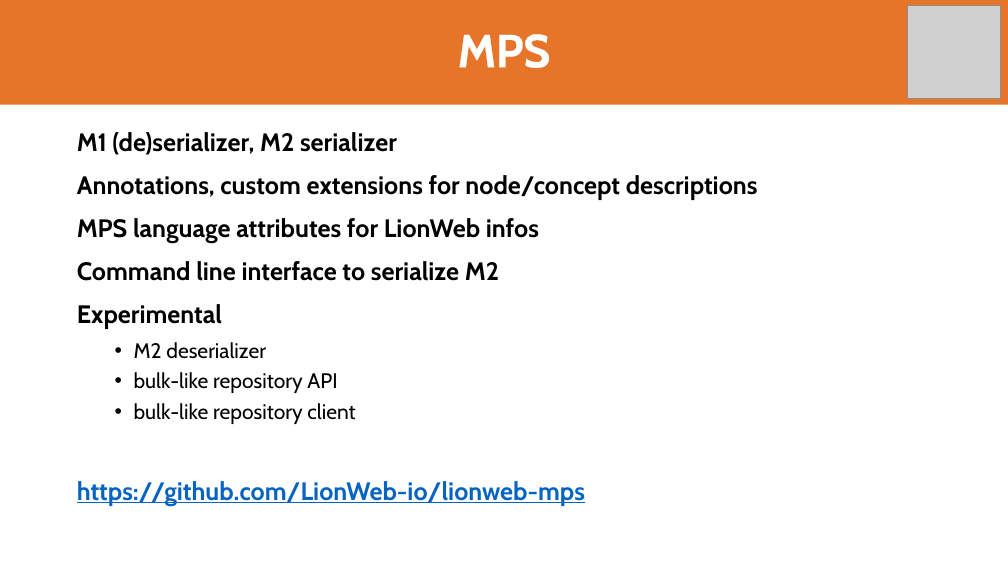
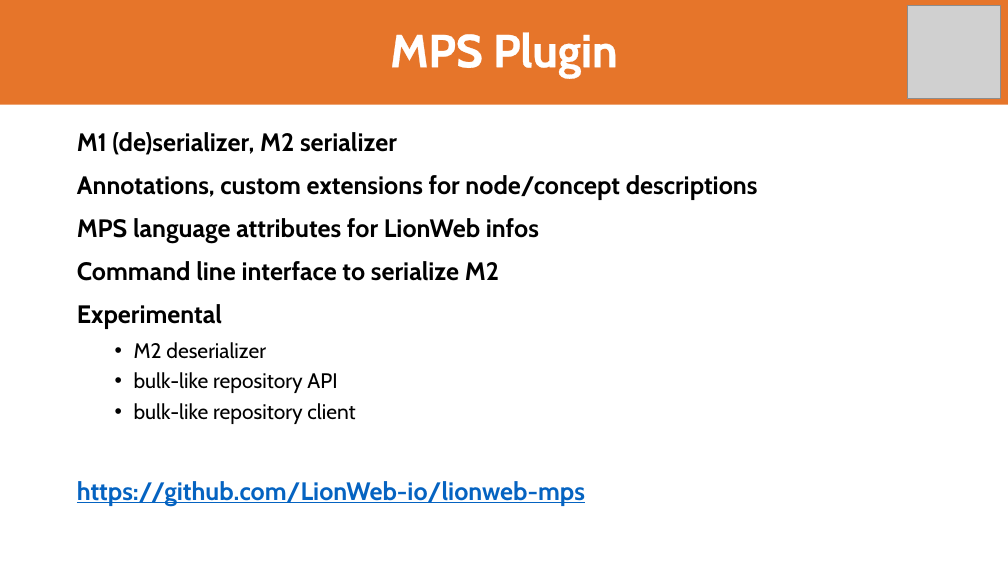
Before and after one commit to LionWeb-io/specification, a slide deck: slide 25 of resources/LangDev 2024 Talk.pptx. Drawn at 1008x567 pixels with LibreOffice and Linux fonts; fonts in the diff are those of the drawing; grey boxes stand for pictures; background and template pictures are left out. Boxes give left, top, right and bottom in pixels: in the first picture for what was removed or moved away, otherwise in the second. Text is boxed around its words. In the diff, an @@ line names an element or a change of style, - is before the commit and + after.

```diff
--- a/resources/LangDev 2024 Talk.pptx
+++ b/resources/LangDev 2024 Talk.pptx
@@ title at (390,32,617,78): text changed @@
-MPS
+MPS Plugin
```
Also in this commit, not shown: 12 other slides changed.
